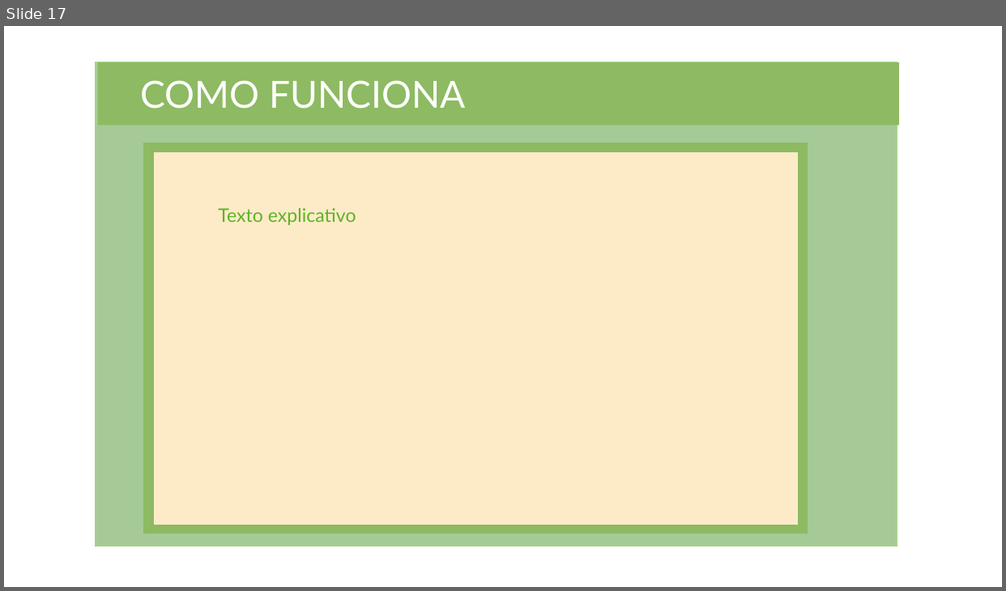
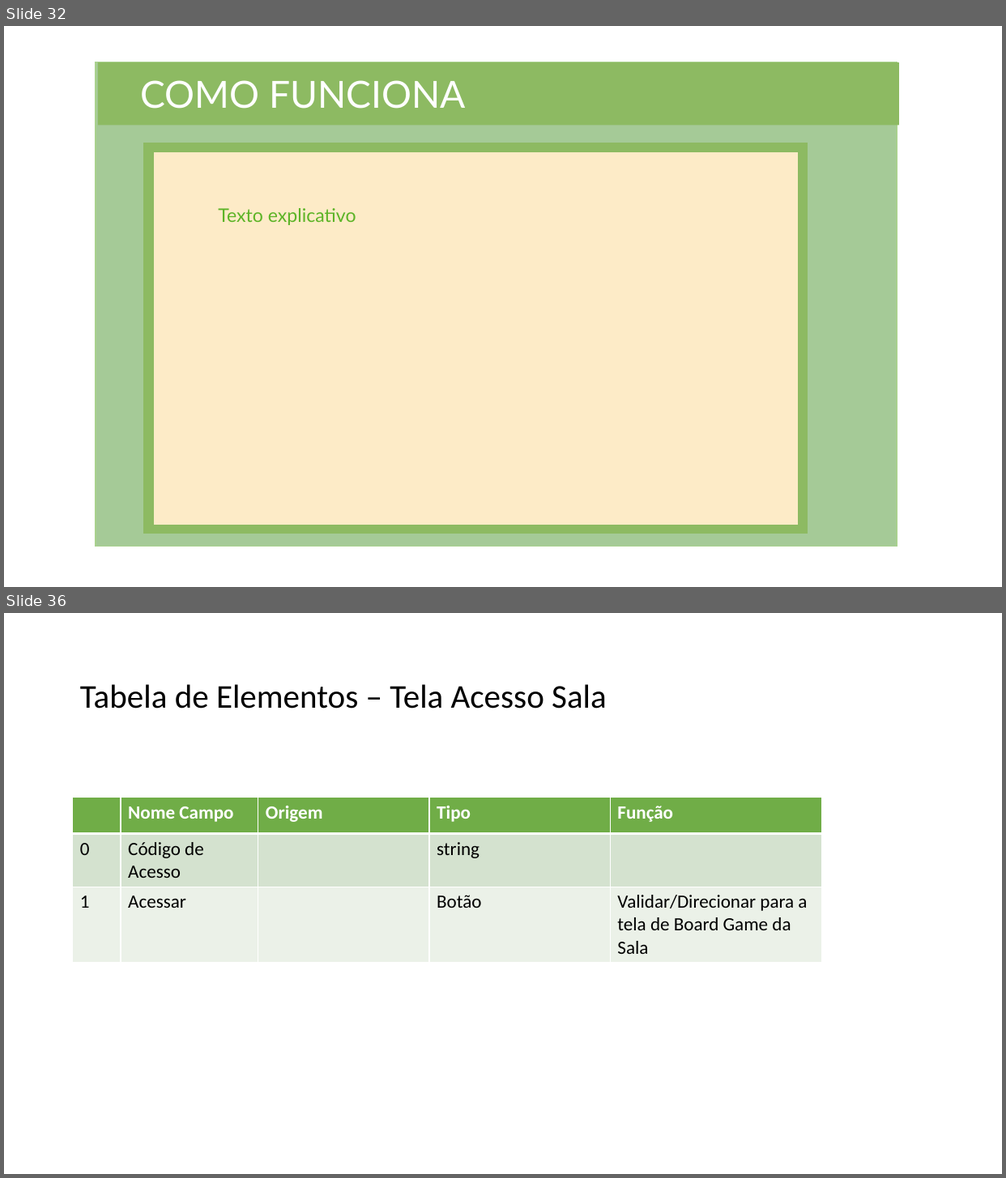
Before and after one commit to NathanReis/FTT-Recicla, a slide deck: DocumentacaoProjeto/Protótipo_Visual.pptx. Shown one above the other, each under a label of ours: slide 17 before the commit, slides 32 and 36 after it; the slides between them are not shown. The pictures are 1006x591 and 1006x1178 pixels, drawn with LibreOffice and Linux fonts; fonts in the diff are those of the drawing. Boxes give left, top, right and bottom in pixels: in the first picture for what was removed or moved away, otherwise in the second. Text is boxed around its words. In the diff, an @@ line names an element or a change of style, - is before the commit and + after.

Commit message:
Adicionando a tela de acesso a tela do aluno e criando as tabela de elementos das telas

```diff
--- a/DocumentacaoProjeto/Protótipo_Visual.pptx
+++ b/DocumentacaoProjeto/Protótipo_Visual.pptx
@@ slide 36 added at box(4, 613, 1002, 1174), background #FFFFFF @@
@@ title added at box(80, 684, 607, 709), 32 pt, text #000000 @@
+Tabela de Elementos – Tela Acesso Sala
@@ table added at box(73, 797, 823, 961), 3 rows, 5 columns @@
+ | Nome Campo | Origem | Tipo | Função
+0 | Código de Acesso |  | string | 
+1 | Acessar |  | Botão | Validar/Direcionar para a tela de Board Game da Sala
@@ what was slide 17 is now slide 32 @@
```
Also in this commit, not shown: 3 slides changed, 18 other slides added, 1 other file.
